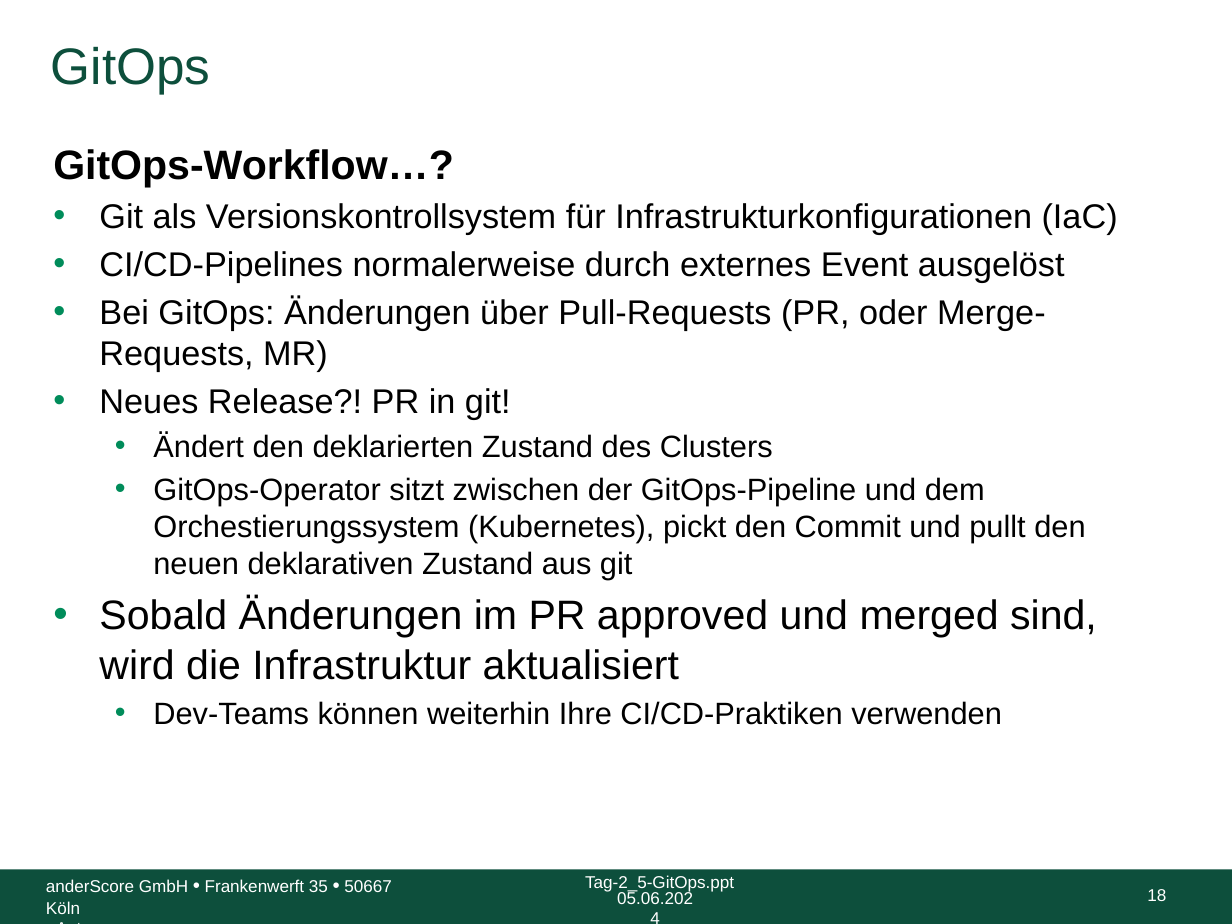
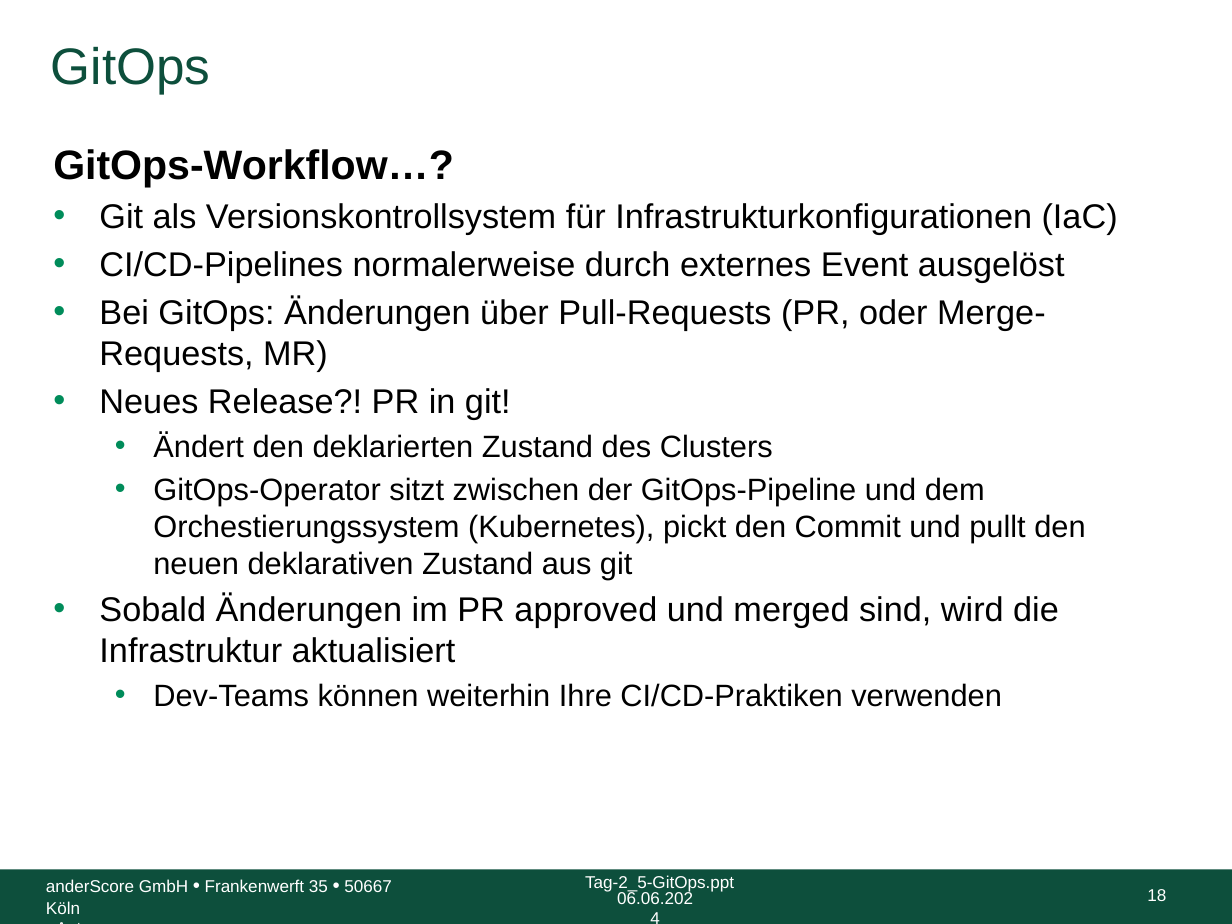
Before and after one commit to anderscore-gmbh/gitlab, a slide deck: slide 18 of slides/Tag-2_5-GitOps.pptx. Drawn at 1232x924 pixels with LibreOffice and Linux fonts; fonts in the diff are those of the drawing; background and template pictures are left out. Boxes give left, top, right and bottom in pixels: in the first picture for what was removed or moved away, otherwise in the second. Text is boxed around its words. In the diff, an @@ line names an element or a change of style, - is before the commit and + after.

```diff
--- a/slides/Tag-2_5-GitOps.pptx
+++ b/slides/Tag-2_5-GitOps.pptx
@@ text at box(99, 594, 1059, 663): size 24 to 20 pt in "Sobald Änderungen im PR approved und merged ..." @@
@@ text at box(617, 890, 693, 904): text changed @@
-05.06.2024
+06.06.2024
```
Also in this commit, not shown: 35 other slides changed.
